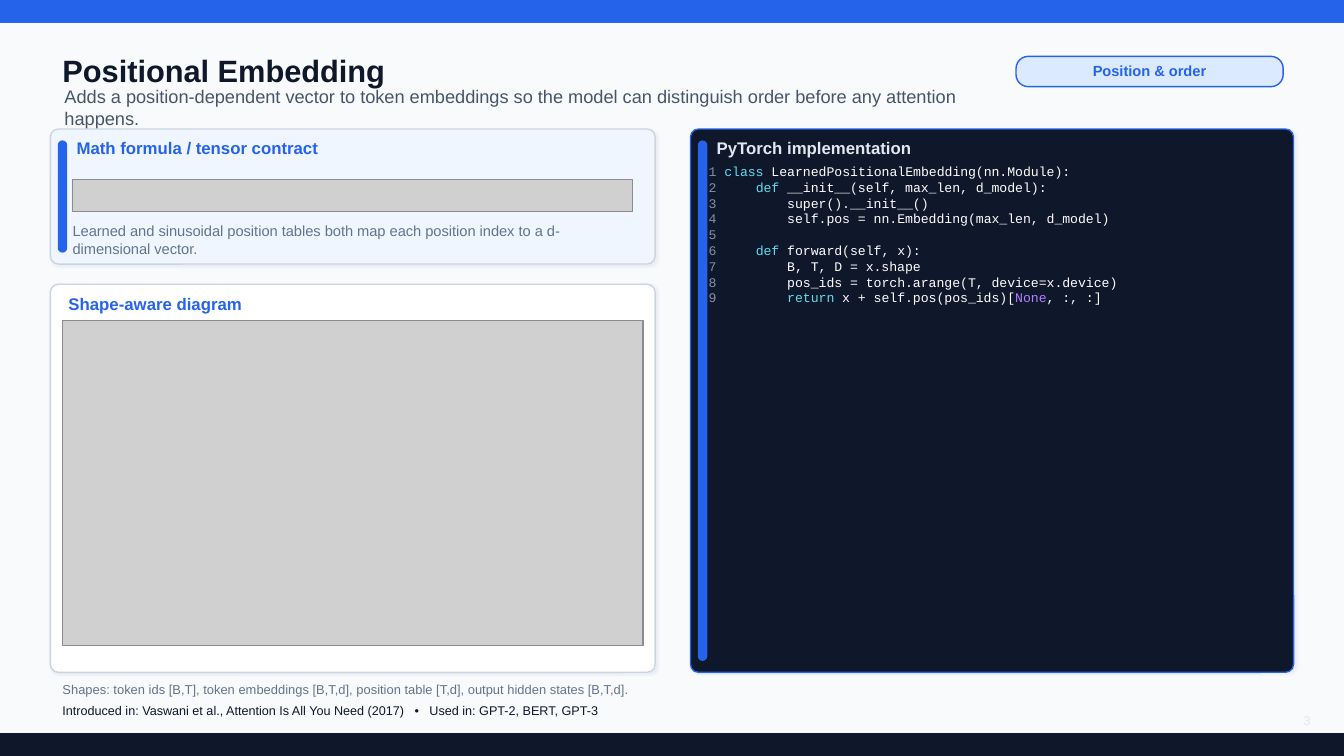
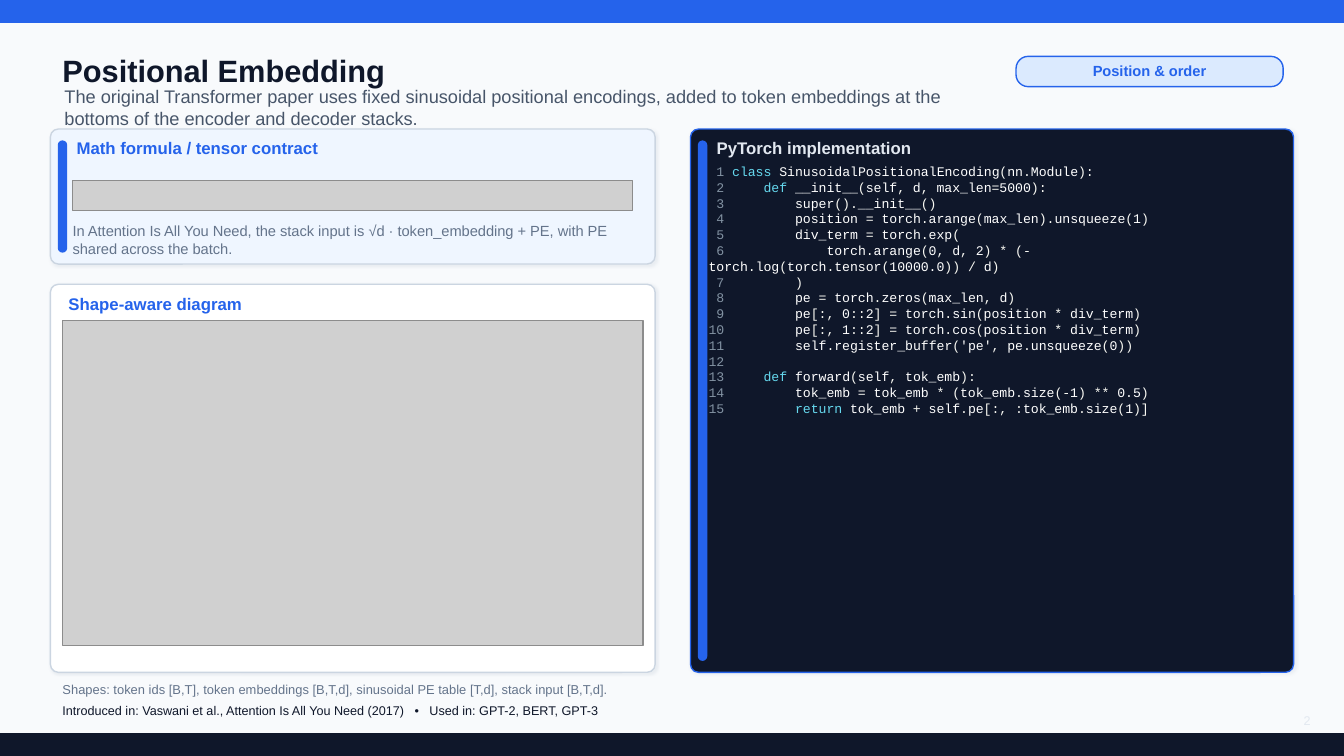
Before and after one commit to ykaitao/AI-ML-Hands-on, a slide deck: slide 2 of lecture_notes/LLMs.pptx (slide 3 before the commit). Drawn at 1344x756 pixels with LibreOffice and Linux fonts; fonts in the diff are those of the drawing; grey boxes stand for pictures. Boxes give left, top, right and bottom in pixels: in the first picture for what was removed or moved away, otherwise in the second. Text is boxed around its words. In the diff, an @@ line names an element or a change of style, - is before the commit and + after.

```diff
--- a/lecture_notes/LLMs.pptx
+++ b/lecture_notes/LLMs.pptx
@@ text at (x1=64, y1=90, x2=940, y2=125): text changed @@
-Adds a position-dependent vector to token embeddings so the model can distinguish order before any attention happens.
+The original Transformer paper uses fixed sinusoidal positional encodings, added to token embeddings at the bottoms of the encoder and decoder stacks.
@@ text at (x1=709, y1=167, x2=1149, y2=416): text changed @@
-1 class LearnedPositionalEmbedding(nn.Module):
-2 def __init__(self, max_len, d_model):
-3 super().__init__()
-4 self.pos = nn.Embedding(max_len, d_model)
-5
-6 def forward(self, x):
-7 B, T, D = x.shape
-8 pos_ids = torch.arange(T, device=x.device)
-9 return x + self.pos(pos_ids)[None, :, :]
+1 class SinusoidalPositionalEncoding(nn.Module):
+2 def __init__(self, d, max_len=5000):
+3 super().__init__()
+4 position = torch.arange(max_len).unsqueeze(1)
+5 div_term = torch.exp(
+6 torch.arange(0, d, 2) * (-torch.log(torch.tensor(10000.0)) / d)
+7 )
+8 pe = torch.zeros(max_len, d)
+9 pe[:, 0::2] = torch.sin(position * div_term)
+10 pe[:, 1::2] = torch.cos(position * div_term)
+11 self.register_buffer('pe', pe.unsqueeze(0))
+12
+13 def forward(self, tok_emb):
+14 tok_emb = tok_emb * (tok_emb.size(-1) ** 0.5)
+15 return tok_emb + self.pe[:, :tok_emb.size(1)]
@@ text at (x1=73, y1=225, x2=608, y2=254): text changed @@
-Learned and sinusoidal position tables both map each position index to a d-dimensional vector.
+In Attention Is All You Need, the stack input is √d · token_embedding + PE, with PE shared across the batch.
@@ text at (x1=62, y1=684, x2=607, y2=697): text changed @@
-Shapes: token ids [B,T], token embeddings [B,T,d], position table [T,d], output hidden states [B,T,d].
+Shapes: token ids [B,T], token embeddings [B,T,d], sinusoidal PE table [T,d], stack input [B,T,d].
```
Also in this commit, not shown: 7 other slides changed, 2 slides removed, 5 other files.
